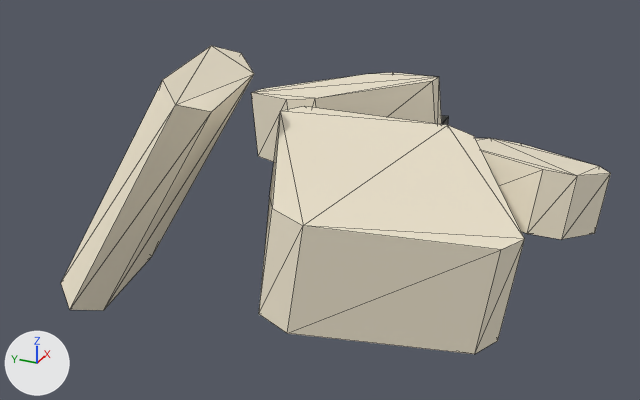
Two versions of the glTF model godot/assets/kit/ruins/b1_debris.glb, one commit apart.
Camera for both pictures: a camera (50 mm lens) standing at (-2.04, -0.735, 1.0) and looking at (-0.13, 0.125, 0.045). Arrows for +X, +Y and +Z are at lower left; the lights stay in place. The first picture is the older version. Mesh edges are drawn as thin lines. Vertices at exactly the same position are counted once.

The older version as bpy lines, for what is in view:
```python
me_b1_debris = bpy.data.meshes.new('b1_debris')
me_b1_debris.from_pydata(...)  # 68 vertices, 116 faces; spans x -0.704..0.643, y -0.556..0.623, z -0.11..0.47
# faces by material slot: [104, 12]
me_b1_debris.materials.append(mat_ivory)  # pale yellow #f3e9d2
me_b1_debris.materials.append(mat_graphite)  # dark grey #444641
ob_b1_debris = bpy.data.objects.new('b1_debris', me_b1_debris)
ob_b1_debris.location = (0.0, 0.0, 0.0)
```
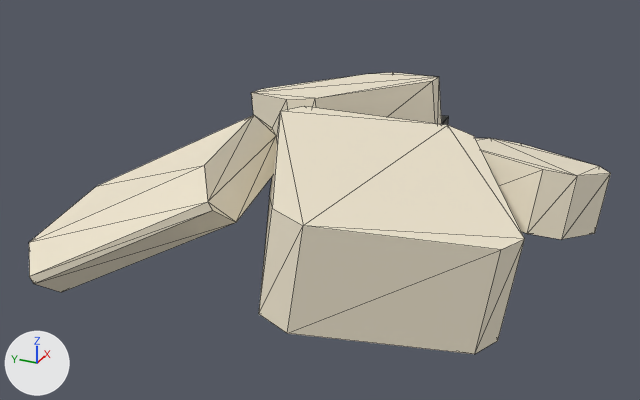
Where the change shows, as pixel boxes (x1, y1, x2, y2) in the pictures (640 x 400 px; the box of a moved part takes in the faces that stretch with it):
'b1_debris', reshaped (8% shorter): before (61, 46, 611, 354); after (29, 72, 611, 354)
part 1 of me_b1_debris, moved or reshaped: before (61, 46, 254, 310); after (29, 115, 277, 292)

What changed in the scene script:
```text
Change me_b1_debris:
    used by ob_b1_debris; location = (0.0, 0.0, 0.0)
    remove me_b1_debris.from_pydata(...)  # 68 vertices, 116 faces; spans x -0.704..0.643, y -0.556..0.623, z -0.11..0.47
    add me_b1_debris.from_pydata(...)  # 72 vertices, 124 faces; spans x -0.711..0.643, y -0.556..0.678, z -0.059..0.299
    me_b1_debris part 1
    9 vertices are removed from x -0.623..-0.227, y 0.177..0.623, z -0.08..0.47
    19 faces are deleted
    3 vertices move from x -0.673..-0.329, y 0.472..0.521, z -0.11..-0.08 to x -0.709..-0.32, y 0.556..0.614, z -0.059..-0.006
    7 vertices are added at x -0.711..-0.255, y 0.122..0.678, z -0.006..0.299
    6 new vertices lie (0.077, -0.435, 0.235) away from vertices in x -0.711..-0.266, y 0.513..0.661, z -0.11..0.064
    27 new faces join them, mat_ivory (pale yellow #f3e9d2)
```
